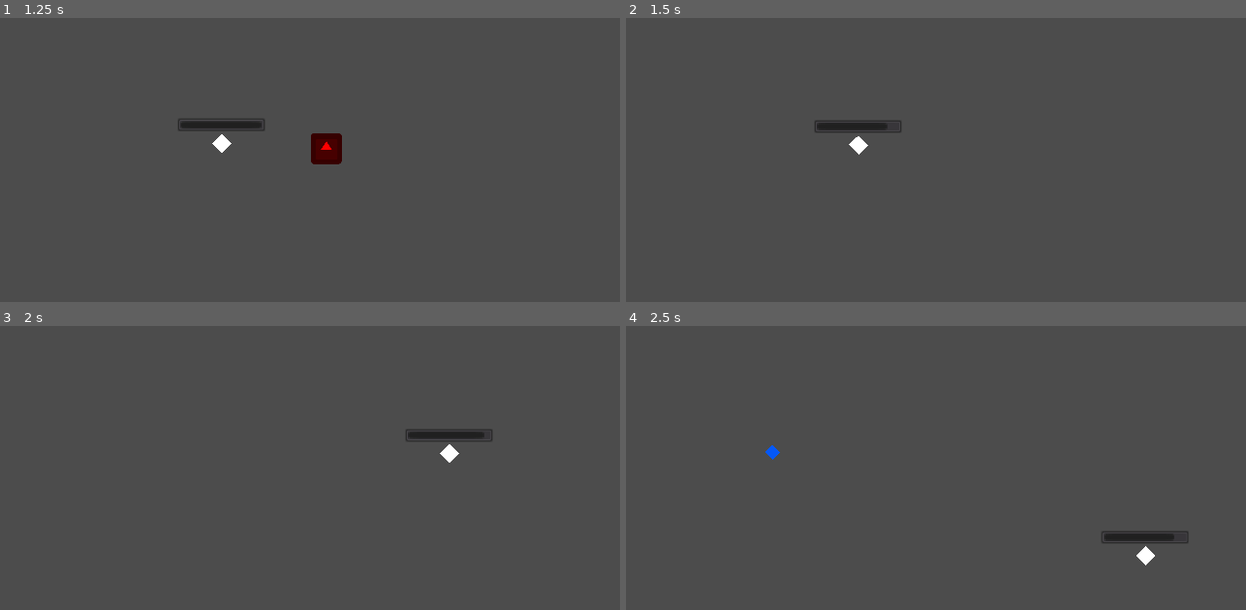
Above: before the commit, frames 1-4 (two rows, left to right).
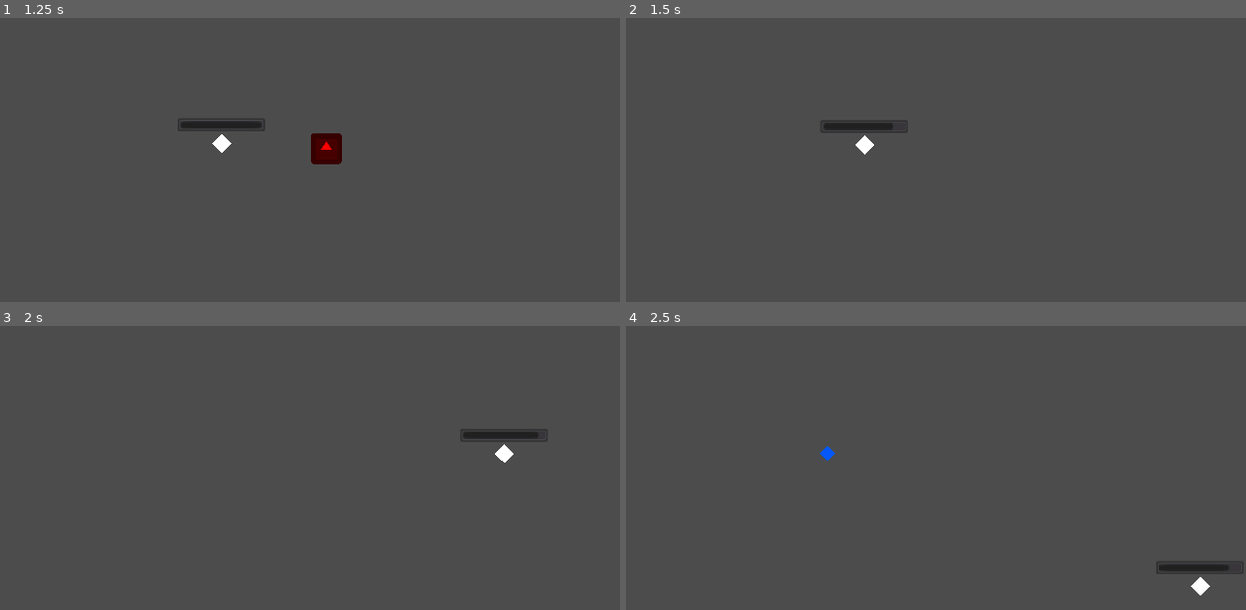
Above: after the commit, the same moments.

Repository: Laks0/Top-Down-Overcharge
Game: Godot game, scene res://MainMenu.tscn
Same seed, same stepped clock (60 frames per second), same inputs: the game is played once before the commit and once after it. The engine's default icon, where the game draws it, is replaced by a stand-in: a white triangle on a blue panel in a dark square.
Inputs (mouse positions are in pixels of both pictures, inside the frame that each line leads up to):
- Up to frame 1 (1.25 s): click "Mandale mecha" at 0.5 s
- Up to frame 2 (1.5 s): move the mouse to (1072, 108) at 1.27 s; hold D (control_right) from 1.28 s (still down); click (1072, 108) at 1.35 s
- Up to frame 3 (2 s): keep holding D (control_right)
- Up to frame 4 (2.5 s): move the mouse to (812, 453) at 2.02 s; release D (control_right) at 2.03 s; hold S (control_down) from 2.03 s (still down); click (812, 453) at 2.1 s

Frame 1 is identical in both runs. In frame 2, 0.2% of the frame differs, in the area x 30-46%, y 36-49%; in frame 3, 0.8%; in frame 4, 1.1%, in the area x 22-100%, y 41-95%.

Commit message:
friccion correcta

Diff:
--- a/Entities/playable.gd
+++ b/Entities/playable.gd
@@ -1,8 +1,9 @@
 extends KinematicBody2D
 
 export var maxSpeed     : int   = 700
-export var acceleration : int   = 1000
-export var friction     : float = .35
+export var acceleration : int   = 1300
+export var stopForce    : float = .35
+export var friction     : float = .15
 
 var velocity      : Vector2
 var addedVelocity : Vector2 # Velocidad agregada que no se clampea, para usar solo en casos puntuales y no como movimiento
@@ -41,17 +42,17 @@
 
 	# Detenerse y girar
 	if dirx != sign(velocity.x):
-		velocity.x = lerp(velocity.x, 0, friction)
+		velocity.x = lerp(velocity.x, 0, stopForce)
 	if diry != sign(velocity.y):
-		velocity.y = lerp(velocity.y, 0, friction)
+		velocity.y = lerp(velocity.y, 0, stopForce)
 
 	velocity.x = clamp(velocity.x, -maxSpeed, maxSpeed)
 	velocity.y = clamp(velocity.y, -maxSpeed, maxSpeed)
 
 	velocity = move_and_slide(velocity)
 
-	addedVelocity.x = lerp(addedVelocity.x, 0, .15)
-	addedVelocity.y = lerp(addedVelocity.y, 0, .15)
+	addedVelocity.x = lerp(addedVelocity.x, 0, friction)
+	addedVelocity.y = lerp(addedVelocity.y, 0, friction)
 
 	move_and_slide(addedVelocity)
 
